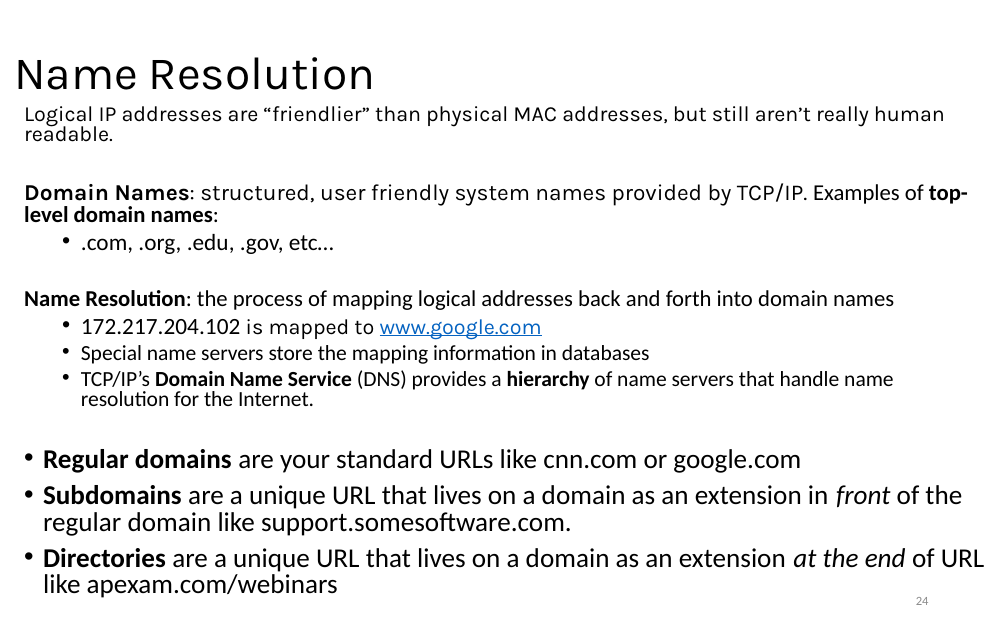
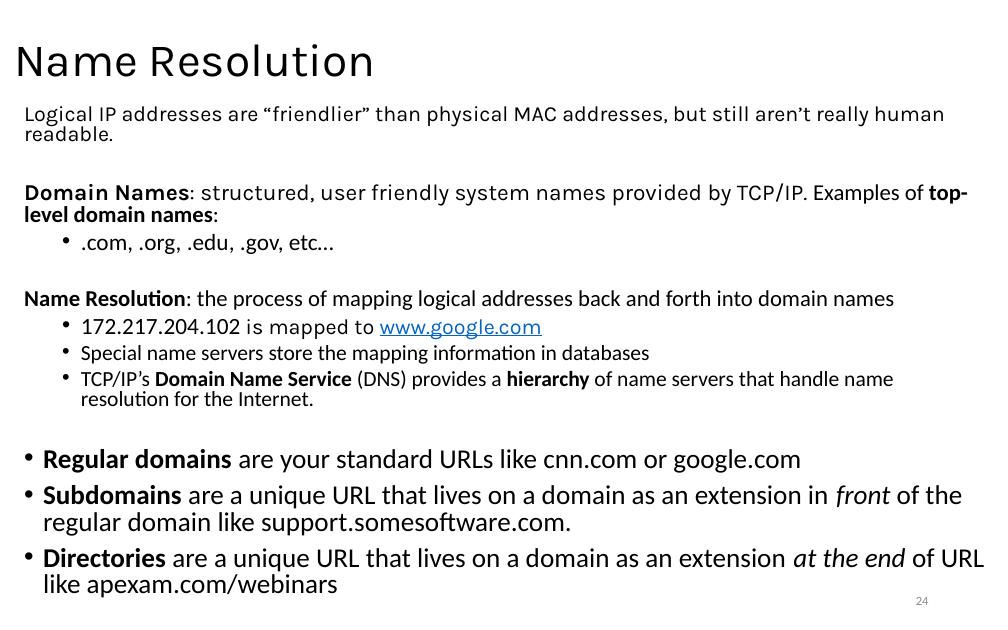
Before and after one commit to LongBaoNguyen/longbaonguyen.github.io, a slide deck: slide 24 of courses/apcsp/lect18.pptx. Drawn at 1008x630 pixels with LibreOffice and Linux fonts; fonts in the diff are those of the drawing. Boxes give left, top, right and bottom in pixels: in the first picture for what was removed or moved away, otherwise in the second. Text is boxed around its words. In the diff, an @@ line names an element or a change of style, - is before the commit and + after.

```diff
--- a/courses/apcsp/lect18.pptx
+++ b/courses/apcsp/lect18.pptx
@@ title "Name Resolution": place and size @@
-title "Name Resolution" at (14,57,375,90)
+title "Name Resolution" at (14,44,375,77)
```
